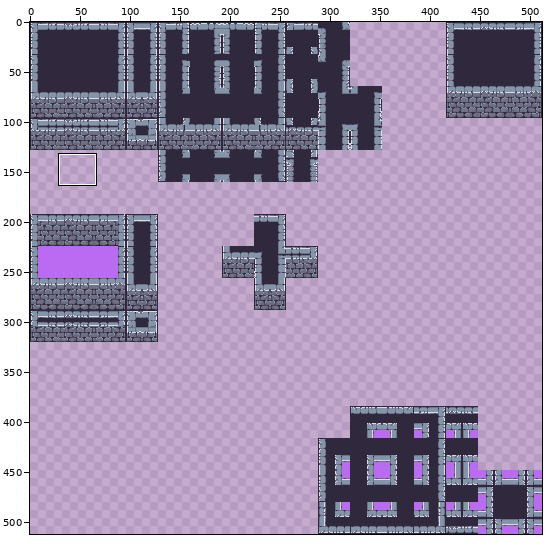
One commit to this pixel-art file: assets/in_progress_sprites/Terrain/Dungeon/dungeon_tileset_v3.aseprite. The picture above shows the old version from afar; the outline marks the close-up.
Close-up. Before the commit:
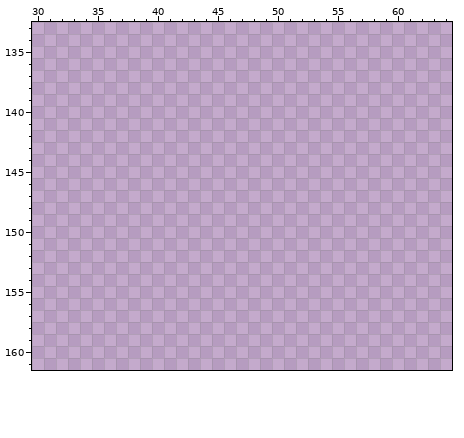
512x512 pixels, 1 frame. Shown: x 30..64, y 133..161. The commit also changed other parts of the picture, which this record leaves out.
Now the later version:
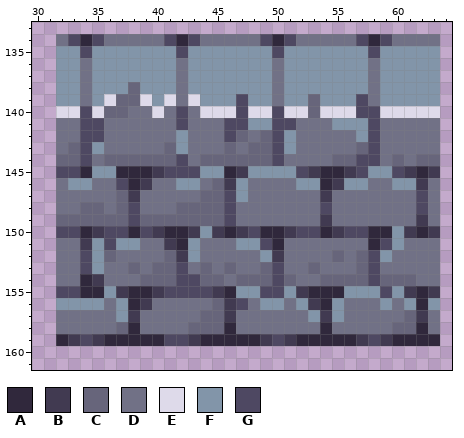
Palette (. is transparent): A #30283c  B #413a51  C #67657b  D #717186  E #dedaea  F #8295a9  G #4e4862
Diff:
Changed rows in their new state; - is an unchanged pixel.
first column x 32:
134 DGAGDDDDDGAGDDDDDGAGDDDDDGAGDDDD
135 FFGFFFFFFFGFFFFFFFGFFFFFFFGFFFFF
136 FFDFFFFFFFDFFFFFFFDFFFFFFFDFFFFF
137 FFDFFFFFFFDFFFFFFFDFFFFFFFDFFFFF
138 FFDFFFCFFFDFFFFFFFDFFFFFFFDFFFFF
139 FFDFECCEFEDEFFFGFFDFFCFFFGDFFFFF
140 EEGECCDDEDGDEEEGEEGEECEEEGGEEEEE
141 DDGGDDDDDDGDDDGGFFGGDDDFFFGDDDDD
142 DDGGDDDDDDFDDDGCDCGFDDDDDFGDDDDD
143 DCGFDDDDDCFDDDCDCCGFDDDDDCGDDDDD
144 CCGDCCCCCCGDCCCCCCGDDDDCCGGDCDCC
145 GGAFFAAABGGGFFABFFFFGBAABGFFGBAB
146 DFFDDGABDDFFDCBFDDDDFFABFFDDFFBD
147 DDDDDCBDDDDDCCGFDDDDDDBDDDDDDDGD
148 DDCCDCGDDDCCCCGDDDDDDDGDDDDDDDGD
149 CCCCCCGCCCCCCCGDDDDDDDBDDDDDDDBD
150 GGABGGAGBAABFBABGAABGGABGGAAFBAB
151 DDBFGFFDDBAFDDDFFGADDDDDDDAGFDDD
152 DDGFCDDDDCBFDDDDDFBDDDDCDCGFDDDD
153 DDGFDDCDCCGDCDCDDCGDDCDDDCGDDDDD
154 DDABDDDCCCGGCCDCCCGCDDCCCCGCCCDD
155 GGAAFBAABGGGGBAFFGGFBAAAFFFGFBAB
156 FFFFDFABDDDDDCBGDFFDFBAFDDDFDFAF
157 DDDDDFBDDDDDCCBDDDDDDFBFDDDDDCBD
158 DDDDDCADDDDCCCADDDDDDDADDDDDCCAD
159 ABGBAAAAAGGBAAAAABGBAAAAABGBAAAA
